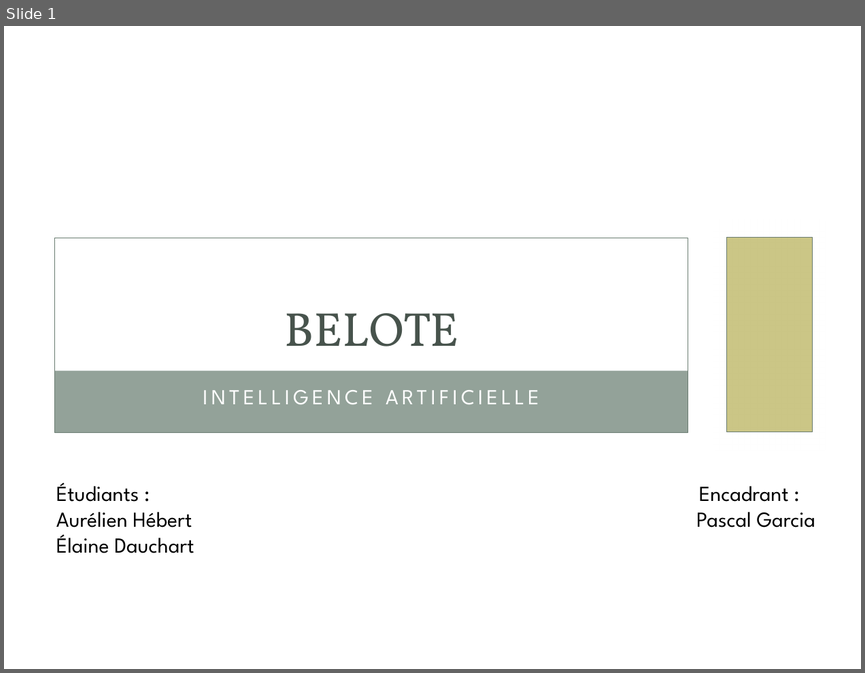
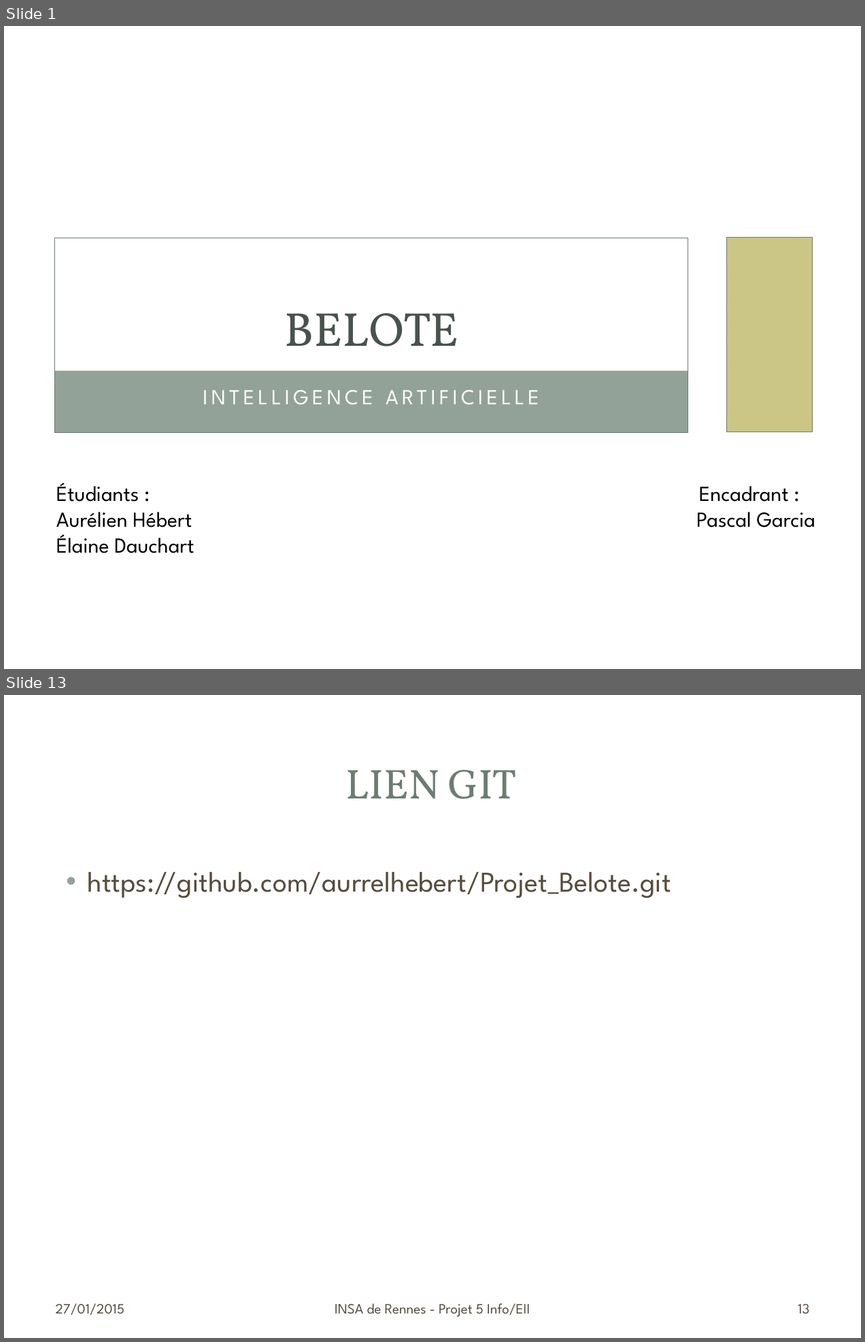
Before and after one commit to aurrelhebert/Projet_Belote, a slide deck: doc/presentation.pptx. Shown one above the other, each under a label of ours: slide 1 before the commit, slides 1 and 13 after it; the slides between them are not shown. The pictures are 865x673 and 865x1342 pixels, drawn with LibreOffice and Linux fonts; fonts in the diff are those of the drawing; background and template pictures are left out. Boxes give left, top, right and bottom in pixels: in the first picture for what was removed or moved away, otherwise in the second. Text is boxed around its words. In the diff, an @@ line names an element or a change of style, - is before the commit and + after.

Commit message:
Final version

```diff
--- a/doc/presentation.pptx
+++ b/doc/presentation.pptx
@@ slide 13 added at [4,695,861,1338], background picture (left out); not listed: 1 template element that a slide beside it also shows @@
@@ rectangle added at [30,721,835,845], fill #FFFFFF at 83% opacity @@
@@ rectangle added at [39,730,825,834], fill #FFFFFF @@
@@ title added at [345,770,517,799], 35 pt, text #6B7D72 @@
+LIEN GIT
@@ text added at [88,872,671,898], 24 pt, text #564B3C @@
+• https://github.com/aurrelhebert/Projet_Belote.git
@@ text added at [56,1303,125,1314], 12 pt, text #564B3C @@
+27/01/2015
@@ text added at [334,1303,530,1317], 12 pt, text #564B3C @@
+INSA de Rennes - Projet 5 Info/EII
@@ page number added at [798,1304,809,1314], 12 pt, text #564B3C @@
+13
```
Also in this commit, not shown: 11 slides changed.
